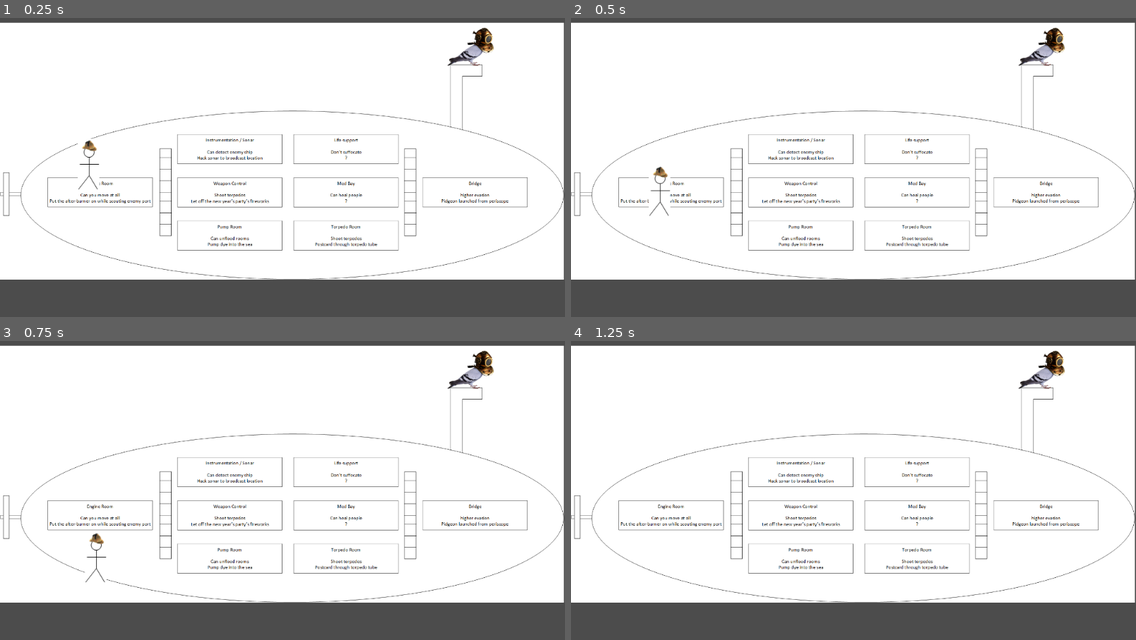
Above: before the commit, frames 1-4 (two rows, left to right).
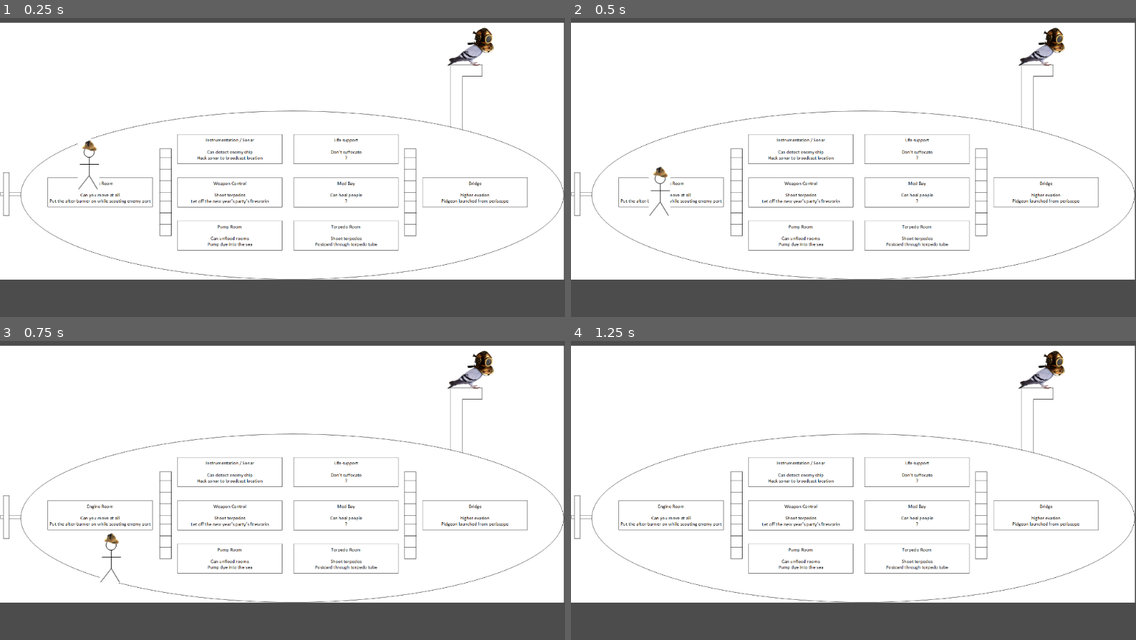
Above: after the commit, the same moments.

Repository: danielcannell/deep-clue-sea
Game: Godot game, scene res://Main.tscn
Same seed, same stepped clock (60 frames per second), same inputs: the game is played once before the commit and once after it.
Inputs:
- Up to frame 1 (0.25 s): no input
- Up to frame 2 (0.5 s): no input
- Up to frame 3 (0.75 s): hold D (move_right) from 0.53 s (still down)
- Up to frame 4 (1.25 s): keep holding D (move_right); tap Space (jump) at 0.77 s

Frames 1-2 are identical in both runs. In frame 3, 0.3% of the frame differs, in the area x 15-22%, y 64-81%; in frame 4, nothing differs.

Commit message:
Add ladder behaviour to player

Diff:
--- a/player/Player.gd
+++ b/player/Player.gd
@@ -3,12 +3,11 @@
 # Member variables
 const GRAVITY = 500.0 # pixels/second/second
 
-const WALK_FORCE = 600
-const WALK_MIN_SPEED = 10
-const WALK_MAX_SPEED = 200
-const STOP_FORCE = 1300
 const JUMP_SPEED = 200
 const JUMP_MAX_AIRBORNE_TIME = 0.2
+
+const WALK_SPEED = 200
+const CLIMB_SPEED = 200
 
 const SLIDE_STOP_VELOCITY = 1.0 # one pixel/second
 const SLIDE_STOP_MIN_TRAVEL = 1.0 # one pixel
@@ -17,10 +16,18 @@
 var on_air_time = 100
 var jumping = false
 
+var is_on_ladder = false
+
 func _ready():
     # Called every time the node is added to the scene.
     # Initialization here
     pass
+
+func _enter_ladder():
+    is_on_ladder = true
+
+func _exit_ladder():
+    is_on_ladder = false
 
 func _physics_process(delta):
     # Create forces
@@ -28,28 +35,24 @@
 
     var walk_left = Input.is_action_pressed("move_left")
     var walk_right = Input.is_action_pressed("move_right")
+    var climb_up = Input.is_action_pressed("move_up")
+    var climb_down = Input.is_action_pressed("move_down")
     var jump = Input.is_action_just_pressed("jump")
 
-    var stop = true
+    if is_on_ladder:
+        force.y = 0
+        velocity.y = 0
+        if climb_up:
+            velocity.y = -CLIMB_SPEED
+        elif climb_down:
+            velocity.y = CLIMB_SPEED
 
     if walk_left:
-        if velocity.x <= WALK_MIN_SPEED and velocity.x > -WALK_MAX_SPEED:
-            force.x -= WALK_FORCE
-            stop = false
+        velocity.x = -WALK_SPEED
     elif walk_right:
-        if velocity.x >= -WALK_MIN_SPEED and velocity.x < WALK_MAX_SPEED:
-            force.x += WALK_FORCE
-            stop = false
-
-    if stop:
-        var vsign = sign(velocity.x)
-        var vlen = abs(velocity.x)
-
-        vlen -= STOP_FORCE * delta
-        if vlen < 0:
-            vlen = 0
-
-        velocity.x = vlen * vsign
+        velocity.x = WALK_SPEED
+    else:
+        velocity.x = 0
 
     # Integrate forces to velocity
     velocity += force * delta
@@ -70,3 +73,13 @@
         jumping = true
 
     on_air_time += delta
+
+func _on_Area2D_area_entered(area):
+    if area.get_name() == "ladder":
+        print("Ladder!")
+        is_on_ladder = true
+
+func _on_Area2D_area_exited(area):
+    if area.get_name() == "ladder":
+        print("No Ladder!")
+        is_on_ladder = false
--- a/player/Player.tscn
+++ b/player/Player.tscn
@@ -2,6 +2,11 @@
 
 [ext_resource path="res://player/Player.gd" type="Script" id=1]
 [ext_resource path="res://player/player.png" type="Texture" id=2]
+
+[sub_resource type="RectangleShape2D" id=2]
+
+custom_solver_bias = 0.0
+extents = Vector2( 19.5, 46 )
 
 [sub_resource type="SpriteFrames" id=1]
 
@@ -12,11 +17,6 @@
 "speed": 5.0
 } ]
 
-[sub_resource type="RectangleShape2D" id=2]
-
-custom_solver_bias = 0.0
-extents = Vector2( 20.3401, 46.3464 )
-
 [node name="Player" type="KinematicBody2D" index="0"]
 
 input_pickable = true
@@ -25,11 +25,29 @@
 collision/safe_margin = 0.08
 script = ExtResource( 1 )
 
-[node name="AnimatedSprite" type="AnimatedSprite" parent="." index="0"]
+[node name="Area2D" type="Area2D" parent="." index="0"]
+
+input_pickable = true
+gravity_vec = Vector2( 0, 1 )
+gravity = 98.0
+linear_damp = 0.1
+angular_damp = 1.0
+audio_bus_override = false
+audio_bus_name = "Master"
+
+[node name="CollisionShape2D" type="CollisionShape2D" parent="Area2D" index="0"]
+
+shape = SubResource( 2 )
+
+[node name="AnimatedSprite" type="AnimatedSprite" parent="." index="1"]
 
 frames = SubResource( 1 )
 animation = "right"
 
-[node name="CollisionShape2D" type="CollisionShape2D" parent="." index="1"]
+[node name="CollisionShape2D" type="CollisionShape2D" parent="." index="2"]
 
 shape = SubResource( 2 )
+
+[connection signal="area_entered" from="Area2D" to="." method="_on_Area2D_area_entered"]
+
+[connection signal="area_exited" from="Area2D" to="." method="_on_Area2D_area_exited"]
